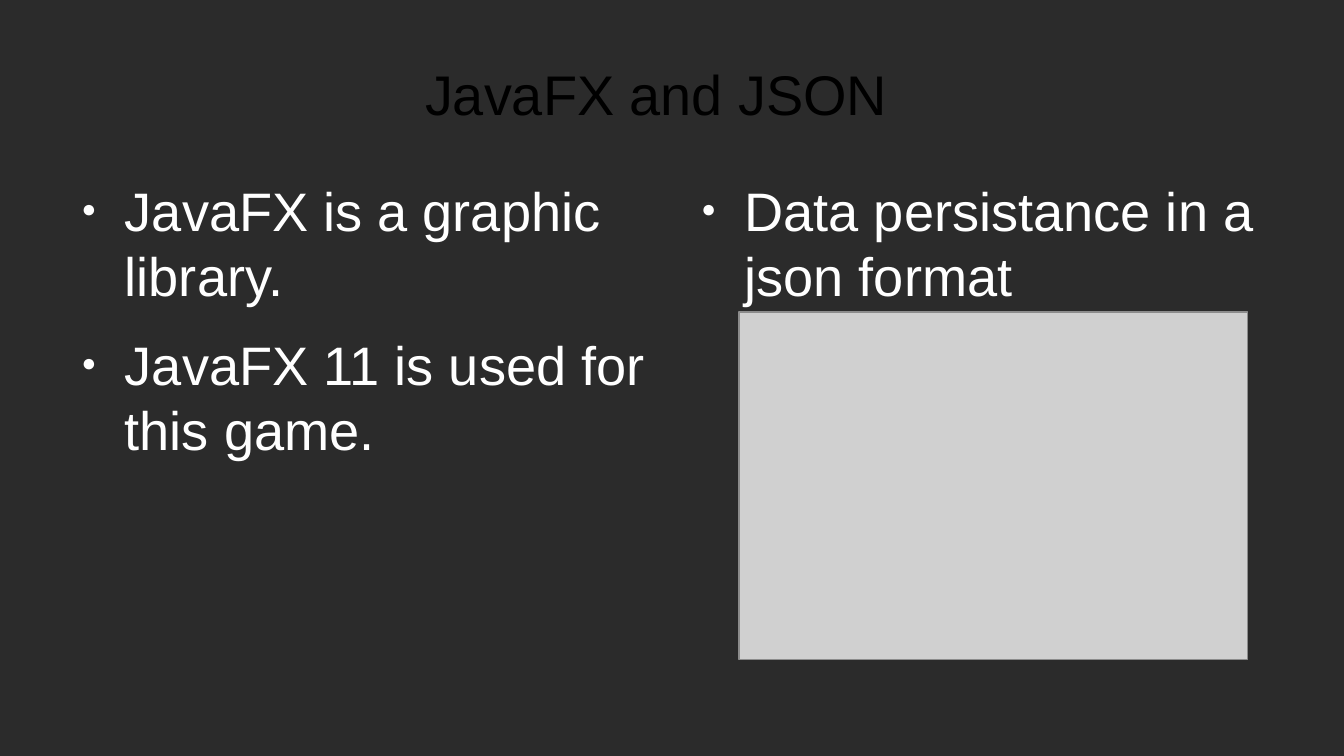
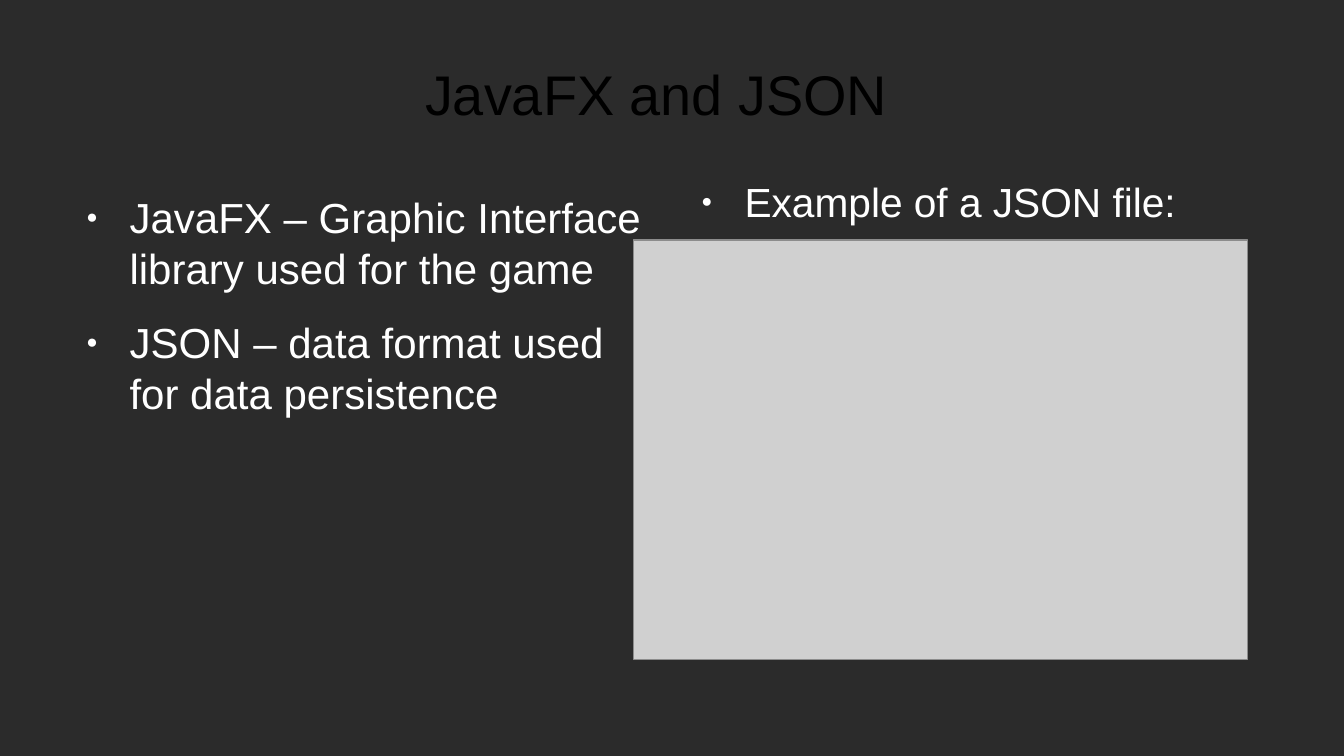
Before and after one commit to GiorgioCaculli/B2_TTMC_Doc, a slide deck: slide 9 of PowerPoint1.odp. Drawn at 1344x756 pixels with LibreOffice and Linux fonts; fonts in the diff are those of the drawing; grey boxes stand for pictures; background and template pictures are left out; a plain dark background stands for a picture behind light text. Boxes give left, top, right and bottom in pixels: in the first picture for what was removed or moved away, otherwise in the second. Text is boxed around its words. In the diff, an @@ line names an element or a change of style, - is before the commit and + after.

```diff
--- a/PowerPoint1.odp
+++ b/PowerPoint1.odp
@@ text at box(130, 202, 640, 417): text changed; size 32 to 24.8 pt @@
-● JavaFX is a graphic library.
-● JavaFX 11 is used for this game.
+● JavaFX – Graphic Interface library used for the game
+● JSON – data format used for data persistence
@@ text at box(745, 187, 1176, 225): text changed; size 32 to 24 pt @@
-● Data persistance in a json format
+● Example of a JSON file:
@@ picture: place and size @@
-picture at box(739, 312, 1249, 660)
+picture at box(634, 240, 1249, 660)
```
Also in this commit, not shown: 12 other slides changed, 1 slide added, 1 slide removed, 1 other file.
